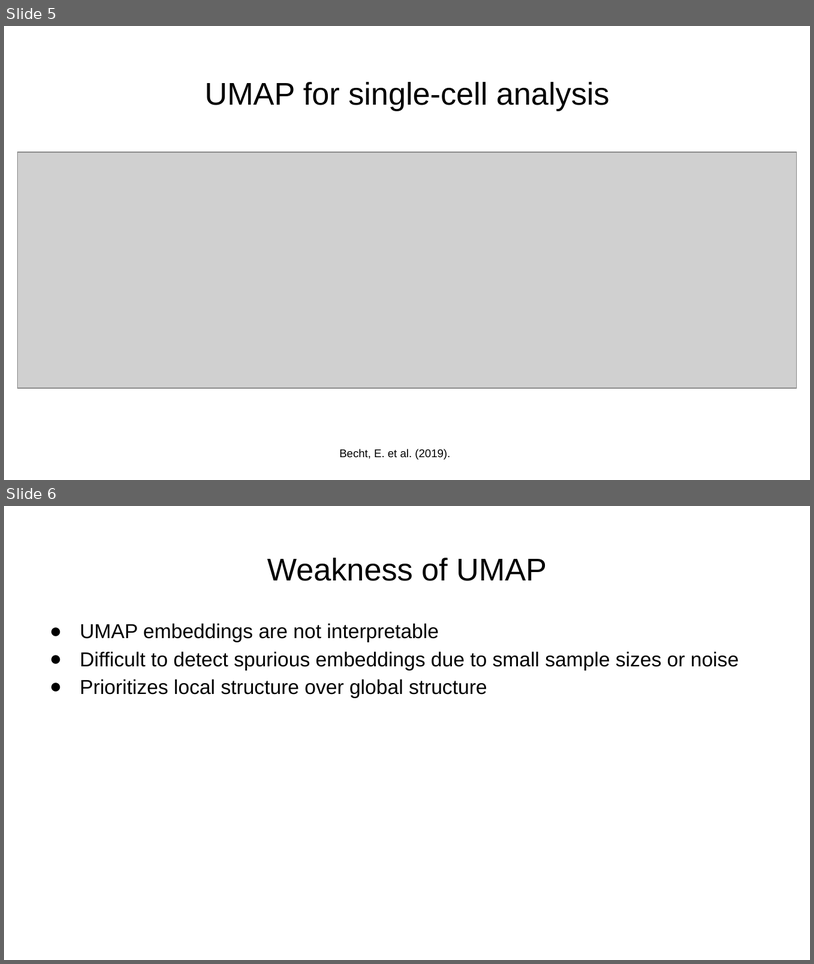
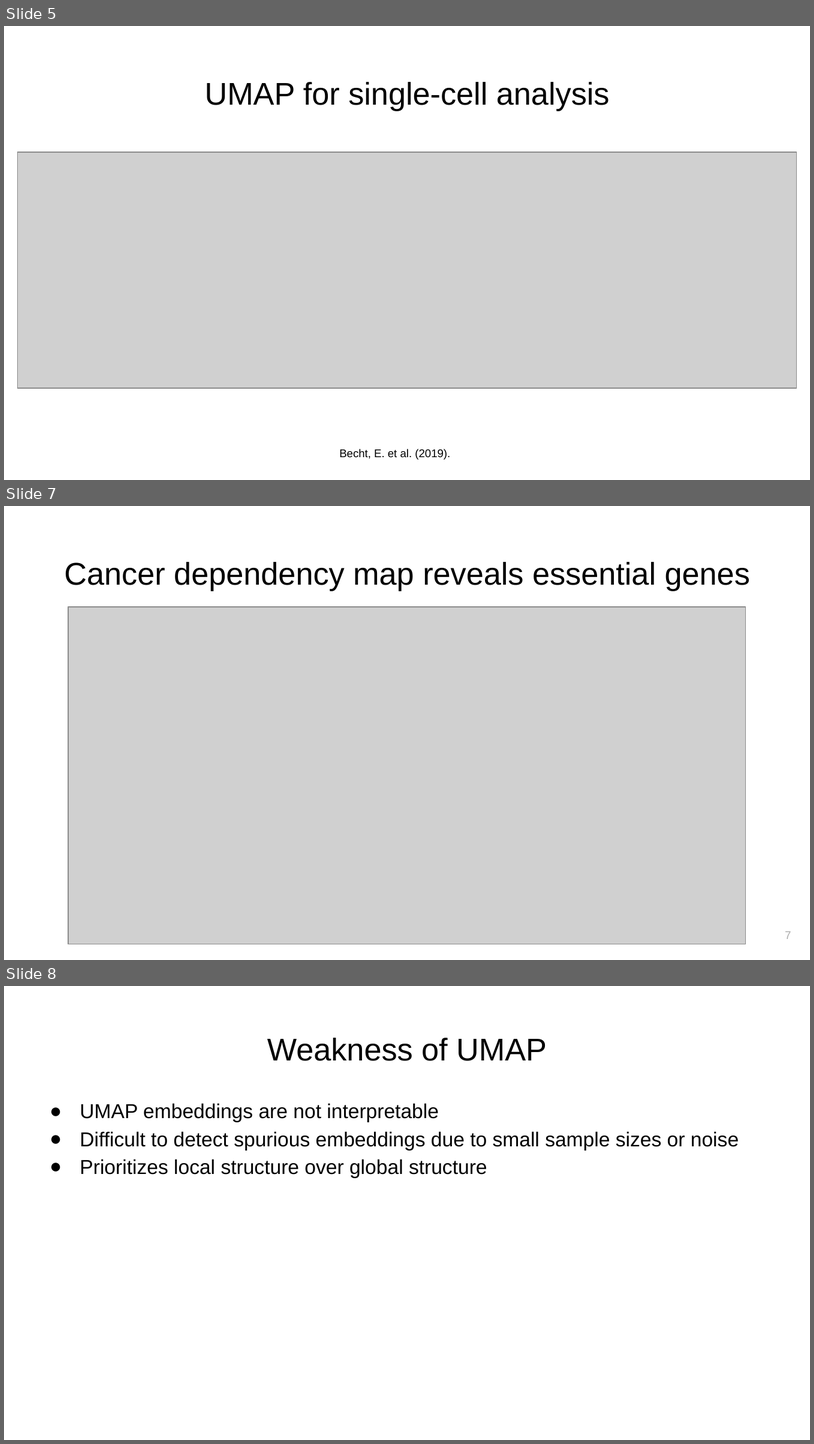
Before and after one commit to dimension-reduction/slides-and-code, a slide deck: tSNE and UMAP/UMAP.pptx. Shown one above the other, each under a label of ours: slides 5 and 6 before the commit, slides 5, 7 and 8 after it; the slides between them are not shown. The pictures are 814x964 and 814x1444 pixels, drawn with LibreOffice and Linux fonts; fonts in the diff are those of the drawing; grey boxes stand for pictures. Boxes give left, top, right and bottom in pixels: in the first picture for what was removed or moved away, otherwise in the second. Text is boxed around its words. In the diff, an @@ line names an element or a change of style, - is before the commit and + after.

```diff
--- a/tSNE and UMAP/UMAP.pptx
+++ b/tSNE and UMAP/UMAP.pptx
@@ slide 7 added at <box>4,506,810,960</box>, background #FFFFFF @@
@@ title added at <box>64,562,750,591</box>, 28 pt, text #000000 @@
+Cancer dependency map reveals essential genes
@@ picture added at <box>69,607,746,944</box> @@
@@ page number added at <box>785,931,791,939</box>, 10 pt, text #ADADAD @@
+7
@@ what was slide 6 is now slide 8 @@
```
Also in this commit, not shown: 1 other slide added.
